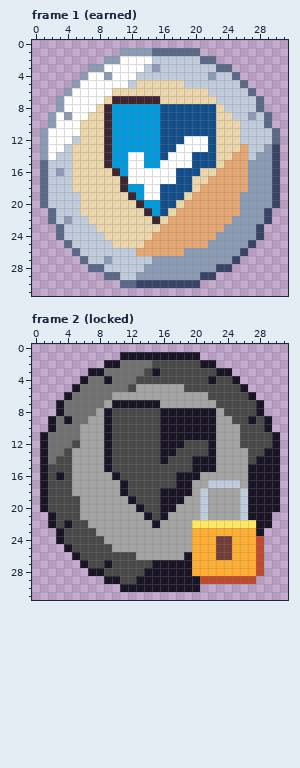
File history of a pixel-art file, art/badges/badge-not-a-scratch.aseprite. That is the earlier state.
32x32 pixels, 2 frames. Shown: frame 1 (earned), frame 2 (locked).
And afterwards:
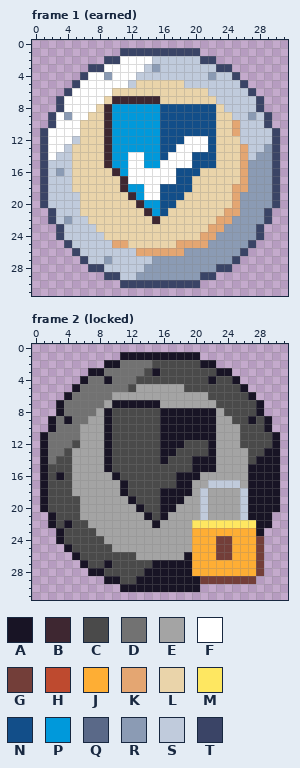
Palette (. is transparent): A #181425  B #3e2731  C #4a4a4a  D #727272  E #a4a4a4  F #ffffff  G #733e39  H #be4a2f  J #feae34  K #e4a672  L #ead4aa  M #fee761  N #124e89  P #0099db  Q #5a6988  R #8b9bb4  S #c0cbdc  T #3a4466
From old to new:
Frame 1 (earned):
Colour K replaces colour L in rows 10 to 11 at x 25; in row 25 at x 10 to 11.
Colour L replaces colour K in row 14 at x 25; in row 15 at x 24 to 25; in row 16 at x 23 to 25; in row 17 at x 22 to 25; in row 18 at x 21 to 24; in row 19 at x 20 to 24.
Colour L replaces colour K in row 20 at x 19 to 24; in row 21 at x 18 to 23; in row 22 at x 17 to 22; in row 23 at x 16 to 21; in row 24 at x 15 to 20; in row 25 at x 14 to 17.
Colour T replaces colour Q in row 1 at x 15 to 20; in row 2 at x 21 to 22; in row 3 at x 23 to 24; in row 4 at x 25; in row 5 at x 26; in row 6 at x 27.
Colour T replaces colour Q in rows 7 to 8 at x 28; in rows 9 to 10 at x 29; in rows 11 to 12 at x 30; in rows 15 to 20 at x 1; in rows 21 to 22 at x 2; in rows 23 to 24 at x 3.
Colour T replaces colour Q in row 25 at x 4; in row 26 at x 5; in row 27 at x 6; in row 28 at x 7 to 8; in row 29 at x 9 to 10; in row 30 at x 11 to 12.
Colour T replaces colour R in row 1 at x 11 to 14; in row 2 at x 9 to 10; in row 3 at x 7 to 8; in row 4 at x 6; in row 5 at x 5; in row 6 at x 4.
Colour T replaces colour R in rows 7 to 8 at x 3; in rows 9 to 10 at x 2; in rows 11 to 14 at x 1.
Frame 2 (locked):
Colour G replaces colour H in rows 24 to 28 at x 28; in row 29 at x 21 to 27.
Changed places in both pictures, as pixel boxes (x1, y1, x2, y2):
changed: (40, 48, 280, 288)
changed: (200, 536, 264, 584)
